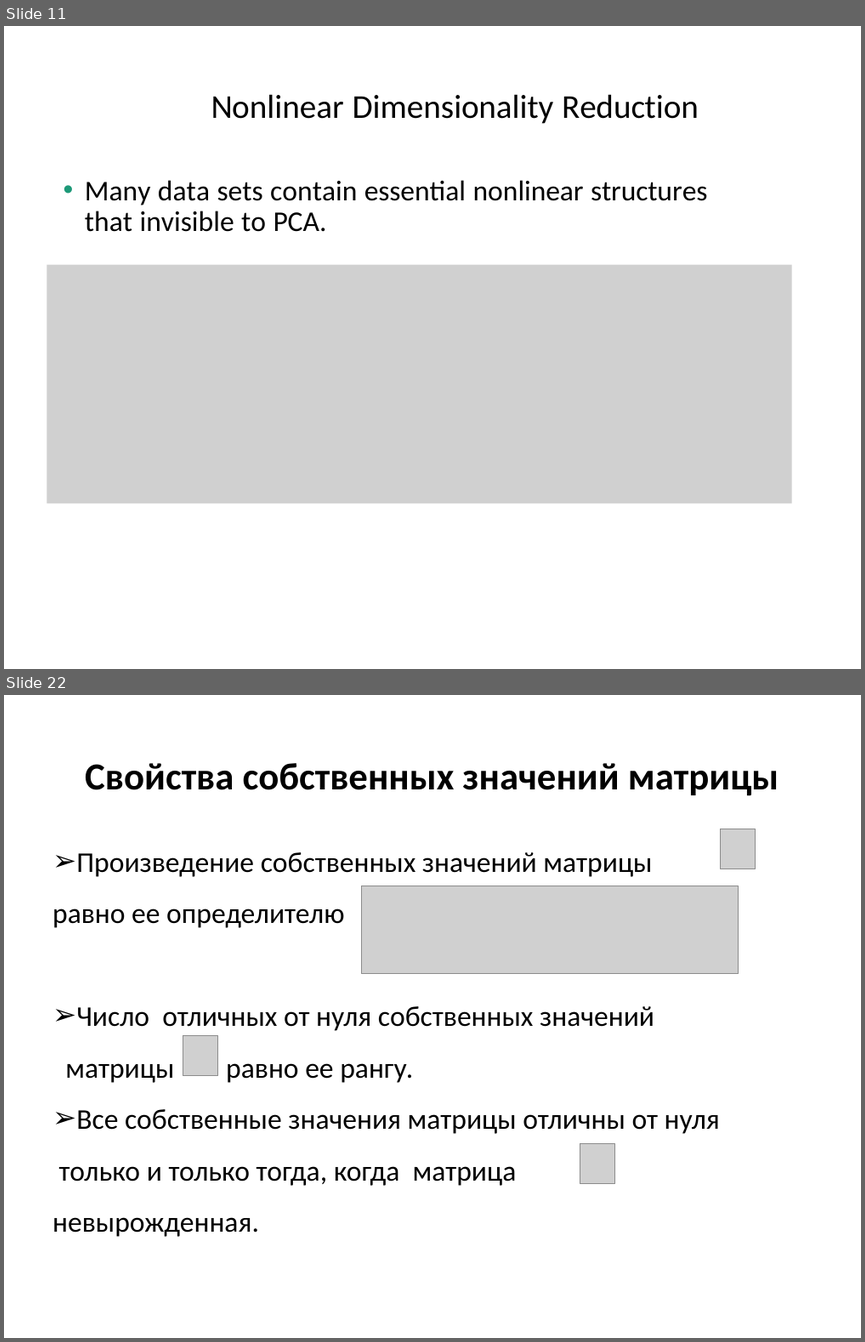
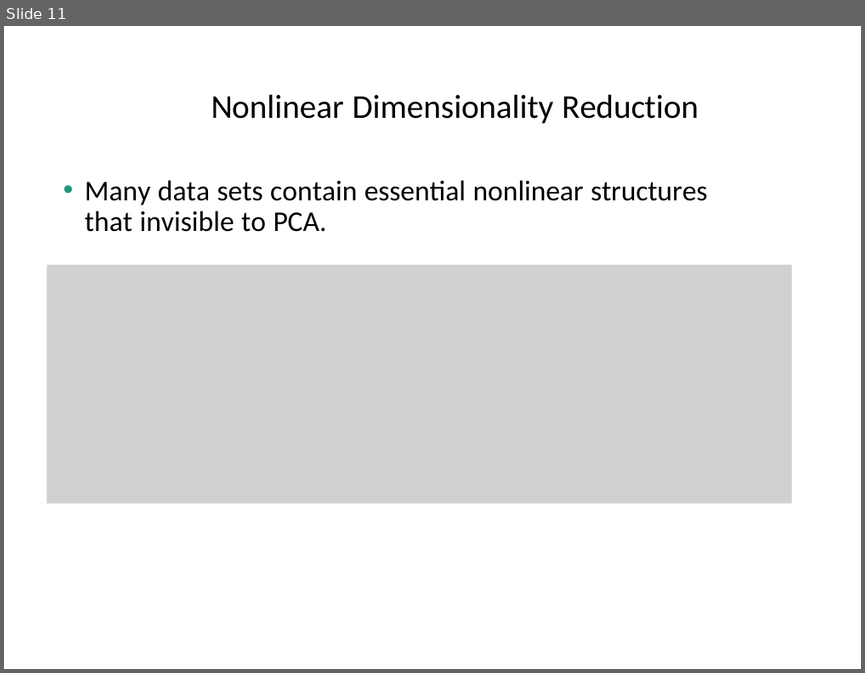
Before and after one commit to a-vodka/dv, a slide deck: dv-lec9-dim-reduc-PCA+SVD.pptx. Shown one above the other, each under a label of ours: slides 11 and 22 before the commit, slide 11 after it; the slides between them are not shown. The pictures are 865x1342 and 865x673 pixels, drawn with LibreOffice and Linux fonts; fonts in the diff are those of the drawing; grey boxes stand for pictures; background and template pictures are left out. Boxes give left, top, right and bottom in pixels: in the first picture for what was removed or moved away, otherwise in the second. Text is boxed around its words. In the diff, an @@ line names an element or a change of style, - is before the commit and + after.

```diff
--- a/dv-lec9-dim-reduc-PCA+SVD.pptx
+++ b/dv-lec9-dim-reduc-PCA+SVD.pptx
@@ slide 22 removed at (x1=4, y1=695, x2=861, y2=1338), background picture (left out) @@
@@ title removed at (x1=85, y1=763, x2=778, y2=796) @@
-Свойства собственных значений матрицы
@@ picture removed at (x1=721, y1=828, x2=755, y2=868) @@
@@ text removed at (x1=52, y1=852, x2=720, y2=1236) @@
-➢ Произведение собственных значений матрицы
-равно ее определителю
-➢ Число отличных от нуля собственных значений
-матрицы равно ее рангу.
-➢ Все собственные значения матрицы отличны от нуля
-только и только тогда, когда матрица
-невырожденная.
@@ picture removed at (x1=361, y1=885, x2=738, y2=973) @@
@@ picture removed at (x1=183, y1=1036, x2=218, y2=1076) @@
@@ picture removed at (x1=579, y1=1143, x2=615, y2=1183) @@
```
Also in this commit, not shown: 5 slides changed, 17 slides added, 16 other slides removed, 11 other files.
